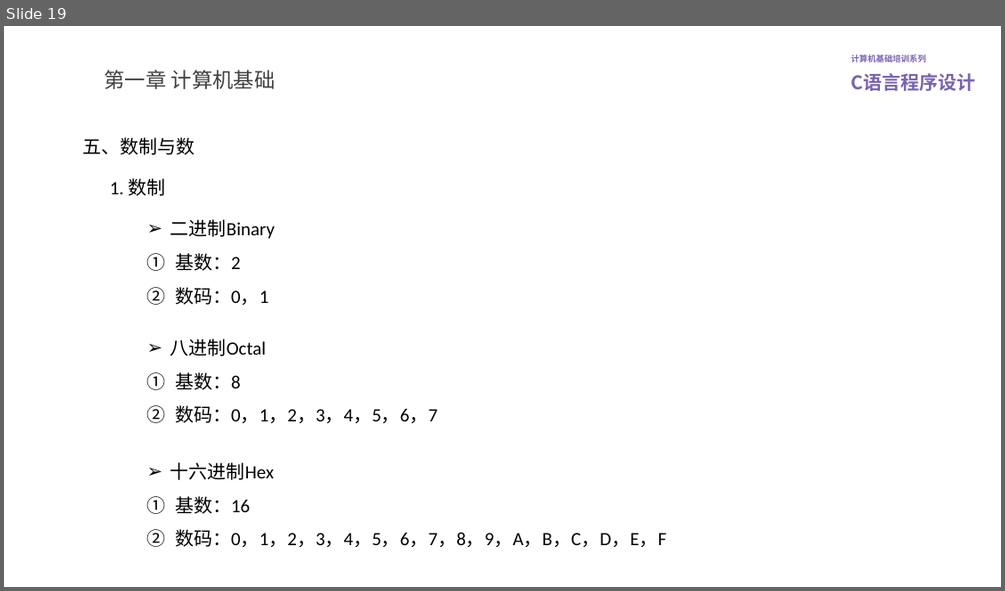
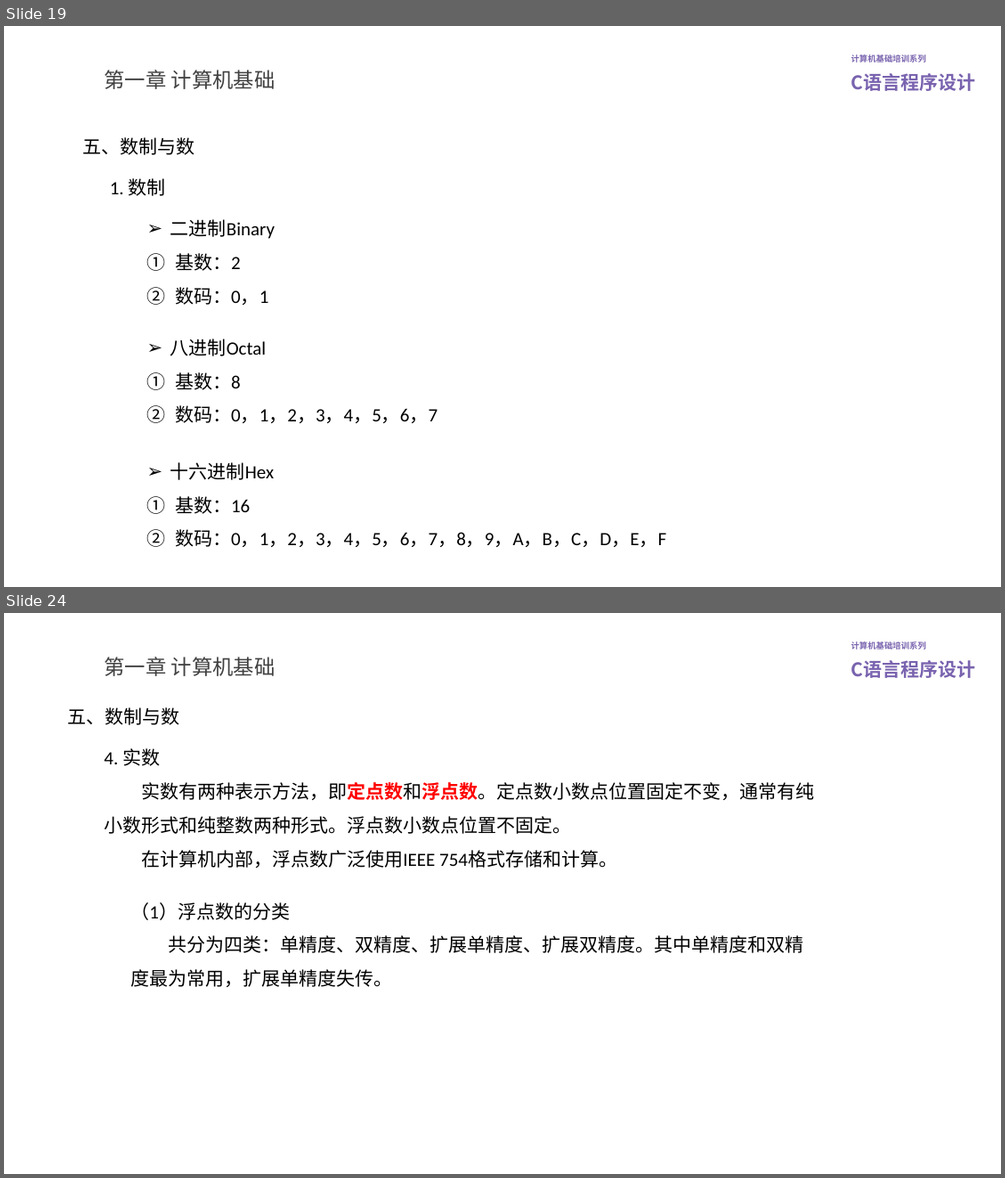
Before and after one commit to lovegce/training-courseware, a slide deck: C语言程序设计.pptx. Shown one above the other, each under a label of ours: slide 19 before the commit, slides 19 and 24 after it; the slides between them are not shown. The pictures are 1005x591 and 1005x1178 pixels, drawn with LibreOffice and Linux fonts; fonts in the diff are those of the drawing; background and template pictures are left out. Boxes give left, top, right and bottom in pixels: in the first picture for what was removed or moved away, otherwise in the second. Text is boxed around its words. In the diff, an @@ line names an element or a change of style, - is before the commit and + after.

Commit message:
浮点数

```diff
--- a/C语言程序设计.pptx
+++ b/C语言程序设计.pptx
@@ slide 24 added at (4, 613, 1001, 1174), background #FFFFFF; not listed: 2 template elements that a slide beside it also shows @@
@@ title added at (105, 657, 275, 676), 20 pt, text #404040 @@
+第一章 计算机基础
@@ text added at (67, 707, 179, 725), 18 pt, text #000000 @@
+五、数制与数
@@ text added at (104, 748, 814, 868), 18 pt, text #000000 @@
+4. 实数
+实数有两种表示方法，即定点数和浮点数。定点数小数点位置固定不变，通常有纯小数形式和纯整数两种形式。浮点数小数点位置不固定。
+在计算机内部，浮点数广泛使用IEEE 754格式存储和计算。
@@ text added at (130, 902, 803, 987), 18 pt, text #000000 @@
+（1）浮点数的分类
+共分为四类：单精度、双精度、扩展单精度、扩展双精度。其中单精度和双精度最为常用，扩展单精度失传。
```
Also in this commit, not shown: 8 slides changed, 4 other slides added, 1 other file.
